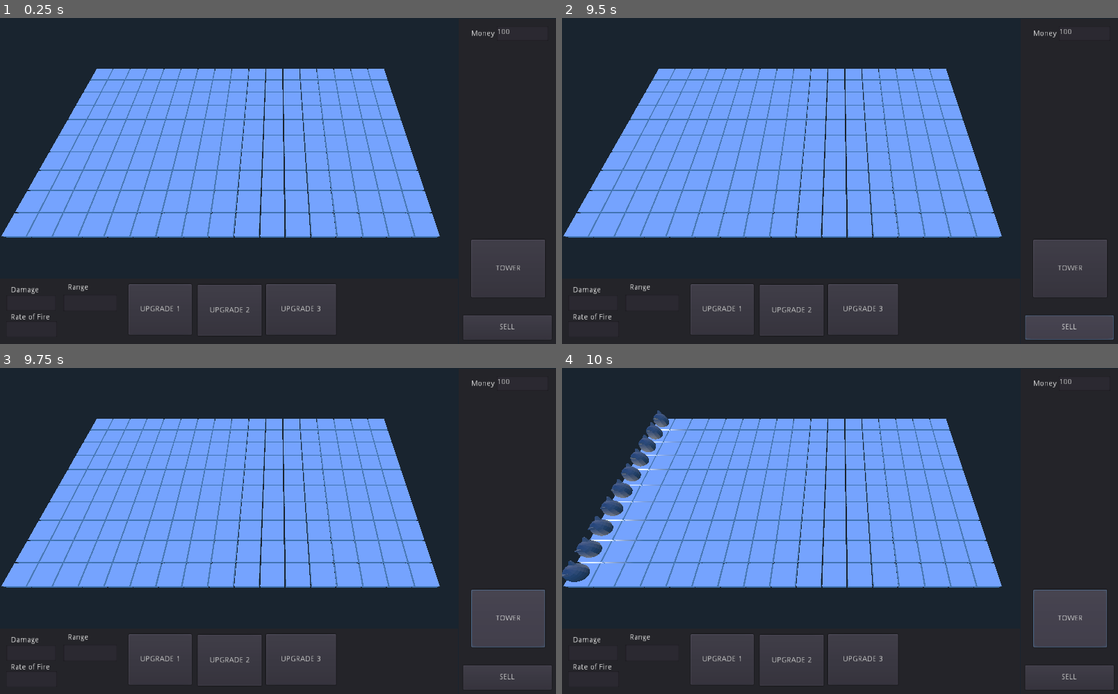
Above: before the commit, frames 1-4 (two rows, left to right).
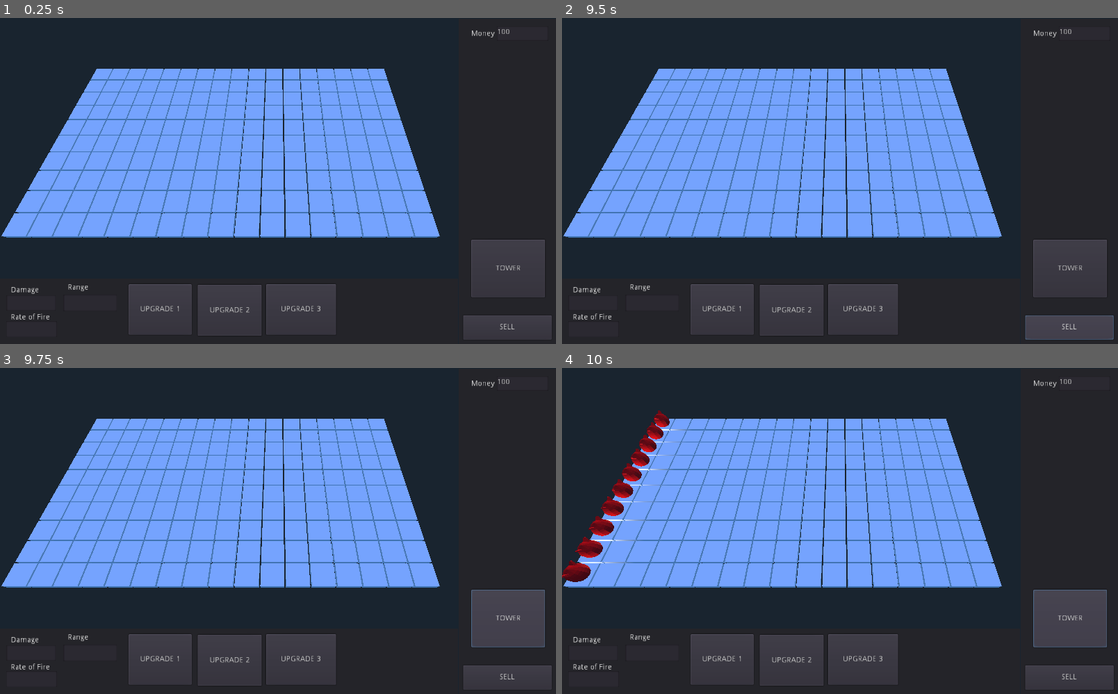
Above: after the commit, the same moments.

Repository: liampward/GodotTD
Game: Godot game, scene res://Scenes/Root.tscn
The game is run twice, just before and just after one commit, with the same random seed, the same clock (stepped at 60 frames per second) and the same inputs.
Inputs (mouse positions are in pixels of both pictures, inside the frame that each line leads up to):
- Up to frame 1 (0.25 s): no input
- Up to frame 2 (9.5 s): click (595, 301) at 0.52 s; type "12" at 0.6 s; click (595, 330) at 0.75 s; type "12" at 0.83 s; click (650, 301) at 0.98 s; type "12" at 1.07 s; click "SELL" at 1.25 s; click "TOWER" at 2 s; click "UPGRADE 1" at 2.75 s; click "UPGRADE 2" at 3.5 s; click "UPGRADE 3" at 4.25 s; click "SELL" at 5 s; click "TOWER" at 5.75 s; click "UPGRADE 1" at 6.5 s; click "UPGRADE 2" at 7.25 s; click "UPGRADE 3" at 8 s; click "SELL" at 8.75 s
- Up to frame 3 (9.75 s): click "TOWER" at 9.5 s
- Up to frame 4 (10 s): no input

Frames 1-3 are identical in both runs. In frame 4, 1.6% of the frame differs, in the area x 0-20%, y 13-66%.
Error before the commit: Parse Error: The identifier "particle_scene" isn't declared in the current scope. (res://Scripts/Enemy.gd:23)
Error after the commit: Invalid get index 'tower' (on base: 'Nil'). (res://Scripts/Sell)

Commit message:
I keep missing stuff sorry

Diff:
--- a/Scripts/Enemy.gd
+++ b/Scripts/Enemy.gd
@@ -8,8 +8,10 @@
 var matl = SpatialMaterial.new()
 
 var DEATH = preload("res://Scenes/EnemyDeathSound.tscn")
+var particle_scene
 
 func _ready():
+	particle_scene = preload("res://Scenes/SmokeParticle.tscn")
 	self.set_material_override(matl)
 	matl.albedo_color = Color(1, 0, 0)
 
